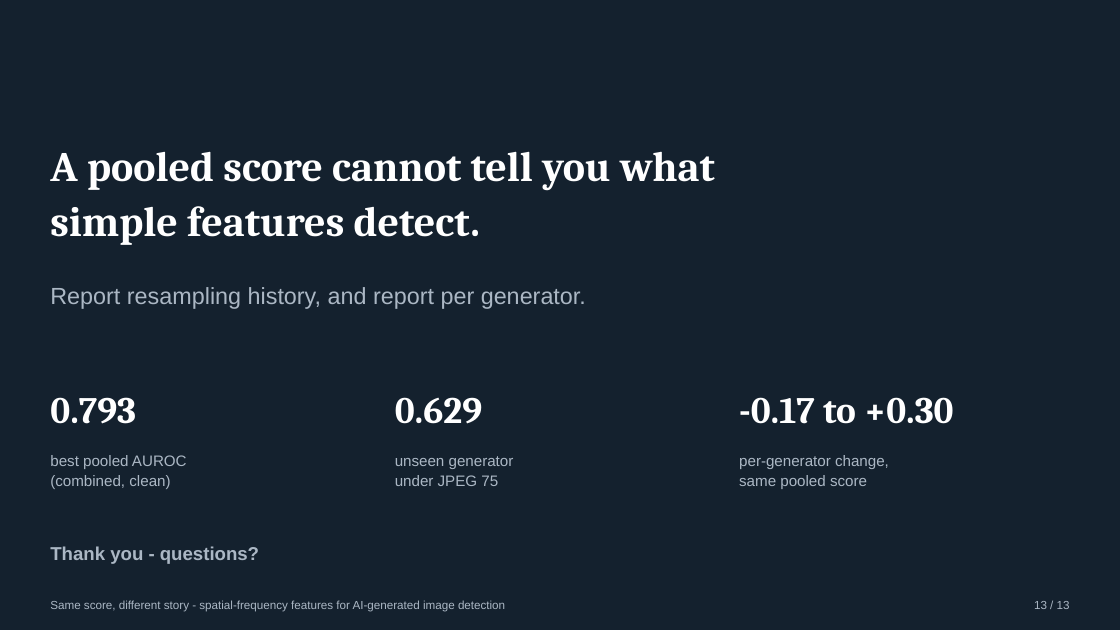
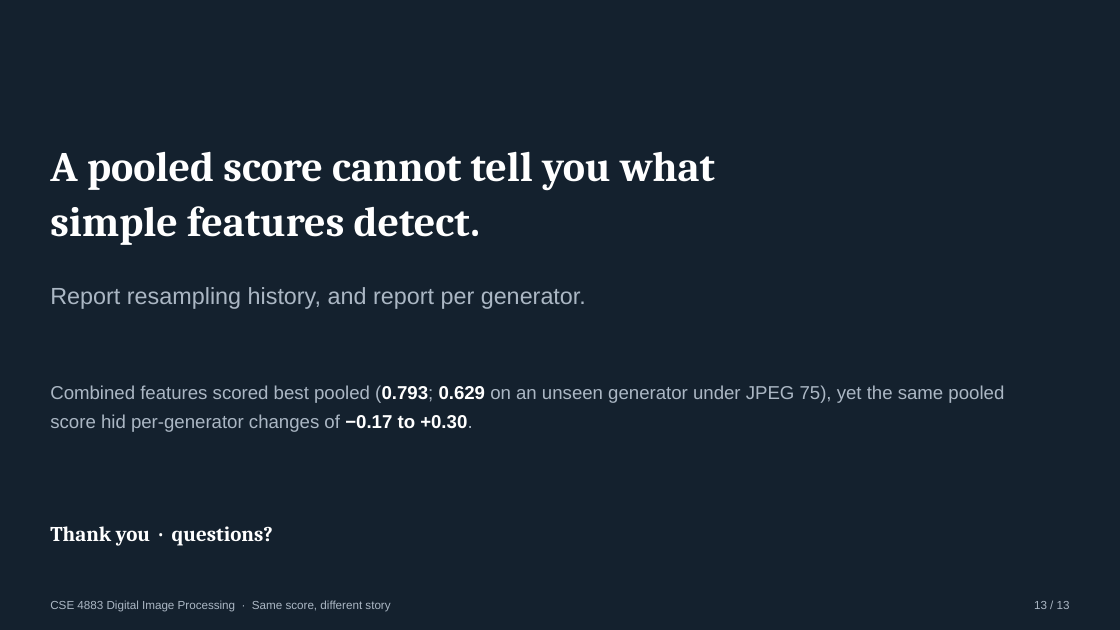
Before and after one commit to Omlan14/spatial-spectral-forensics, a slide deck: slide 13 of presentation/final_presentation.pptx. Drawn at 1120x630 pixels with LibreOffice and Linux fonts; fonts in the diff are those of the drawing. Boxes give left, top, right and bottom in pixels: in the first picture for what was removed or moved away, otherwise in the second. Text is boxed around its words. In the diff, an @@ line names an element or a change of style, - is before the commit and + after.

```diff
--- a/presentation/final_presentation.pptx
+++ b/presentation/final_presentation.pptx
@@ rectangle at (x1=0, y1=0, x2=1120, y2=630): shadow off @@
@@ text added at (x1=50, y1=385, x2=1004, y2=432), 16 pt, text #ABB7C4 @@
+Combined features scored best pooled (0.793; 0.629 on an unseen generator under JPEG 75), yet the same pooled score hid per-generator changes of −0.17 to +0.30.
@@ text removed at (x1=50, y1=397, x2=136, y2=424) @@
-0.793
@@ text removed at (x1=395, y1=397, x2=482, y2=424) @@
-0.629
@@ text removed at (x1=739, y1=397, x2=953, y2=424) @@
--0.17 to +0.30
@@ text removed at (x1=50, y1=455, x2=187, y2=489) @@
-best pooled AUROC
-(combined, clean)
@@ text removed at (x1=395, y1=456, x2=514, y2=486) @@
-unseen generator
-under JPEG 75
@@ text removed at (x1=739, y1=455, x2=889, y2=489) @@
-per-generator change,
-same pooled score
@@ text at (x1=50, y1=526, x2=273, y2=546): text changed; size 16 to 18 pt; font Arial to Cambria; text colour #ABB7C4 to #FFFFFF @@
-Thank you - questions?
+Thank you · questions?
@@ text at (x1=50, y1=600, x2=390, y2=612): text changed @@
-Same score, different story - spatial-frequency features for AI-generated image detection
+CSE 4883 Digital Image Processing · Same score, different story
```
Also in this commit, not shown: 12 other slides changed, 2 other files.
